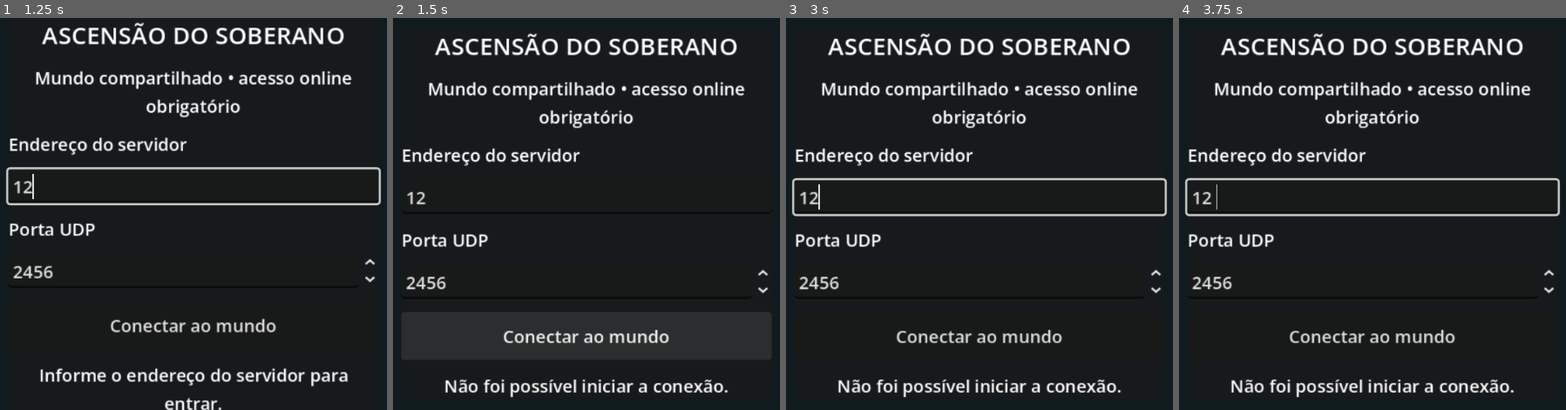
Above: before the commit, frames 1-4 (left to right).
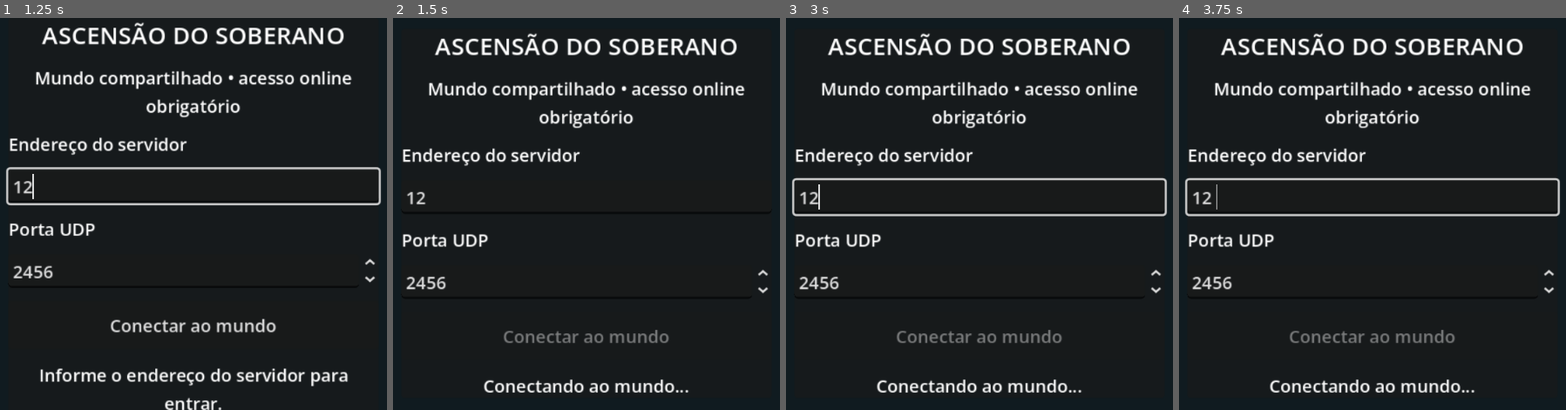
Above: after the commit, the same moments.

Repository: felipeaguiar2345678-a11y/Ascens-o-RPG-multijogador
Game: Godot game, scene res://scenes/conexao_multiplayer.tscn
Same seed, same stepped clock (60 frames per second), same inputs: the game is played once before the commit and once after it.
Inputs (mouse positions are in pixels of both pictures, inside the frame that each line leads up to):
- Up to frame 1 (1.25 s): click (193, 186) at 0.52 s; type "12" at 0.6 s
- Up to frame 2 (1.5 s): click "Conectar ao mundo" at 1.25 s
- Up to frame 3 (3 s): click (979, 335) at 2 s, where only the run before the commit has a clickable "Conectar ao mundo"; tap Enter at 2.75 s; move the mouse to (1134, 194) at 2.77 s; hold Right (ui_right) from 2.78 s (still down); click (1134, 194) at 2.92 s
- Up to frame 4 (3.75 s): release Right (ui_right) at 3.5 s; tap Space at 3.5 s; drag from (1233, 233) to (1337, 292) at 3.52 s

Frame 1 is identical in both runs. In frame 2, 2.2% of the frame differs, in the area x 13-87%, y 79-97%; in frame 3, 2.0%; in frame 4, 2.0%.
Error after the commit: Parse Error: Identifier "solicitar_entrada_mundo" not declared in the current scope. (res://scripts/rede_multiplayer.gd:252)

Commit message:
Valida conta Firebase antes de liberar entrada no mundo

Diff:
--- a/godot/scripts/rede_multiplayer.gd
+++ b/godot/scripts/rede_multiplayer.gd
@@ -11,6 +11,8 @@
 signal jogador_entrou_no_mundo(id_jogador: int, posicao: Vector2)
 signal jogador_atualizou_posicao(id_jogador: int, posicao: Vector2)
 signal jogador_saiu_do_mundo(id_jogador: int)
+signal autenticacao_concluida(uid: String, email: String)
+signal autenticacao_falhou(mensagem: String)
 
 enum EstadoConexao {
 	DESCONECTADO,
@@ -26,12 +28,19 @@
 
 var estado: EstadoConexao = EstadoConexao.DESCONECTADO
 var endereco_servidor: String = ""
+var token_firebase: String = ""
+var uid_autenticado: String = ""
+var email_autenticado: String = ""
+var _chave_firebase: String = ""
+var _uid_por_peer: Dictionary = {}
+var _validacoes_em_andamento: Dictionary = {}
 var porta_servidor: int = PORTA_PADRAO
 var _peer: ENetMultiplayerPeer
 var _jogadores_no_mundo: Dictionary = {}
 var _ultimo_pacote_posicao_ms: Dictionary = {}
 
 func _ready() -> void:
+	_carregar_configuracao_firebase()
 	multiplayer.connected_to_server.connect(_ao_conectar)
 	multiplayer.connection_failed.connect(_ao_falhar_conexao)
 	multiplayer.server_disconnected.connect(_ao_desconectar_servidor)
@@ -87,6 +96,9 @@
 func desconectar() -> void:
 	_limpar_peer()
 	endereco_servidor = ""
+	token_firebase = ""
+	uid_autenticado = ""
+	email_autenticado = ""
 	_mudar_estado(EstadoConexao.DESCONECTADO)
 
 func esta_conectado() -> bool:
@@ -97,7 +109,11 @@
 
 func _ao_conectar() -> void:
 	_mudar_estado(EstadoConexao.CONECTADO)
-	solicitar_entrada_mundo.rpc_id(1)
+	if token_firebase.is_empty():
+		autenticacao_falhou.emit("Entre com sua conta antes de conectar ao mundo.")
+		desconectar()
+		return
+	solicitar_autenticacao.rpc_id(1, token_firebase)
 
 func _ao_falhar_conexao() -> void:
 	_limpar_peer()
@@ -114,17 +130,75 @@
 
 func _ao_jogador_desconectado(id_jogador: int) -> void:
 	jogador_desconectado.emit(id_jogador)
-	if multiplayer.is_server() and _jogadores_no_mundo.has(id_jogador):
-		_jogadores_no_mundo.erase(id_jogador)
+	if multiplayer.is_server():
+		_uid_por_peer.erase(id_jogador)
+		_validacoes_em_andamento.erase(id_jogador)
+		if _jogadores_no_mundo.has(id_jogador):
+			_jogadores_no_mundo.erase(id_jogador)
 		_ultimo_pacote_posicao_ms.erase(id_jogador)
 		rpc("_receber_jogador_saiu", id_jogador)
 
 @rpc("any_peer", "call_remote", "reliable")
-func solicitar_entrada_mundo() -> void:
+func solicitar_autenticacao(token: String) -> void:
 	if not multiplayer.is_server():
 		return
-	var id_jogador := multiplayer.get_remote_sender_id()
-	if id_jogador <= 0 or _jogadores_no_mundo.has(id_jogador):
+	var peer_id := multiplayer.get_remote_sender_id()
+	if peer_id <= 0 or token.is_empty() or token.length() > 8192:
+		rpc_id(peer_id, "_receber_autenticacao_rejeitada", "Credencial inválida.")
+		return
+	if _validacoes_em_andamento.has(peer_id) or _uid_por_peer.has(peer_id):
+		return
+	if _chave_firebase.is_empty():
+		rpc_id(peer_id, "_receber_autenticacao_rejeitada", "Servidor sem configuração Firebase.")
+		return
+
+	var requisicao := HTTPRequest.new()
+	requisicao.timeout = 12.0
+	add_child(requisicao)
+	_validacoes_em_andamento[peer_id] = requisicao
+	requisicao.request_completed.connect(_ao_validar_token_firebase.bind(peer_id, requisicao))
+	var cabecalhos := PackedStringArray(["Content-Type: application/json"])
+	var corpo := JSON.stringify({"idToken": token})
+	var url := "https://identitytoolkit.googleapis.com/v1/accounts:lookup?key=" + _chave_firebase
+	var erro := requisicao.request(url, cabecalhos, HTTPClient.METHOD_POST, corpo)
+	if erro != OK:
+		_validacoes_em_andamento.erase(peer_id)
+		requisicao.queue_free()
+		rpc_id(peer_id, "_receber_autenticacao_rejeitada", "Não foi possível validar a conta.")
+
+func _ao_validar_token_firebase(resultado: int, codigo_http: int, _cabecalhos: PackedStringArray, corpo: PackedByteArray, peer_id: int, requisicao: HTTPRequest) -> void:
+	_validacoes_em_andamento.erase(peer_id)
+	if not multiplayer.is_server() or not multiplayer.get_peers().has(peer_id):
+		requisicao.queue_free()
+		return
+	var dados = JSON.parse_string(corpo.get_string_from_utf8())
+	if resultado != HTTPRequest.RESULT_SUCCESS or codigo_http != 200 or not (dados is Dictionary):
+		rpc_id(peer_id, "_receber_autenticacao_rejeitada", "Conta não pôde ser validada. Entre novamente.")
+		requisicao.queue_free()
+		return
+	var usuarios = dados.get("users", [])
+	if not (usuarios is Array) or usuarios.is_empty() or not (usuarios[0] is Dictionary):
+		rpc_id(peer_id, "_receber_autenticacao_rejeitada", "A conta não foi encontrada.")
+		requisicao.queue_free()
+		return
+	var usuario: Dictionary = usuarios[0]
+	var uid := str(usuario.get("localId", ""))
+	if uid.is_empty() or bool(usuario.get("disabled", false)):
+		rpc_id(peer_id, "_receber_autenticacao_rejeitada", "Esta conta não pode acessar o mundo.")
+		requisicao.queue_free()
+		return
+	if _uid_por_peer.values().has(uid):
+		rpc_id(peer_id, "_receber_autenticacao_rejeitada", "Esta conta já está conectada ao mundo.")
+		requisicao.queue_free()
+		return
+	_uid_por_peer[peer_id] = uid
+	var email := str(usuario.get("email", ""))
+	rpc_id(peer_id, "_receber_autenticacao_aprovada", uid, email)
+	_adicionar_jogador_autenticado(peer_id)
+	requisicao.queue_free()
+
+func _adicionar_jogador_autenticado(id_jogador: int) -> void:
+	if not _uid_por_peer.has(id_jogador) or _jogadores_no_mundo.has(id_jogador):
 		return
 	var posicao := Vector2(1190.0 + float((_jogadores_no_mundo.size() % 5) * 24), 1120.0 + float((_jogadores_no_mundo.size() / 5) * 24))
 	var lista_existente: Array = []
@@ -136,6 +210,30 @@
 	rpc("_receber_jogador_entrou", id_jogador, posicao)
 
 @rpc("authority", "call_remote", "reliable")
+func _receber_autenticacao_aprovada(uid: String, email: String) -> void:
+	uid_autenticado = uid
+	email_autenticado = email
+	autenticacao_concluida.emit(uid, email)
+
+@rpc("authority", "call_remote", "reliable")
+func _receber_autenticacao_rejeitada(mensagem: String) -> void:
+	autenticacao_falhou.emit(mensagem)
+
+func _carregar_configuracao_firebase() -> void:
+	if not FileAccess.file_exists("res://firebase_config.json"):
+		push_error("Arquivo firebase_config.json não encontrado no projeto Godot.")
+		return
+	var arquivo := FileAccess.open("res://firebase_config.json", FileAccess.READ)
+	if arquivo == null:
+		return
+	var dados = JSON.parse_string(arquivo.get_as_text())
+	if dados is Dictionary:
+		_chave_firebase = str(dados.get("apiKey", ""))
+
+func obter_chave_firebase() -> String:
+	return _chave_firebase
+
+@rpc("authority", "call_remote", "reliable")
 func _receber_estado_inicial(jogadores: Array) -> void:
 	estado_inicial_recebido.emit(jogadores)
 
